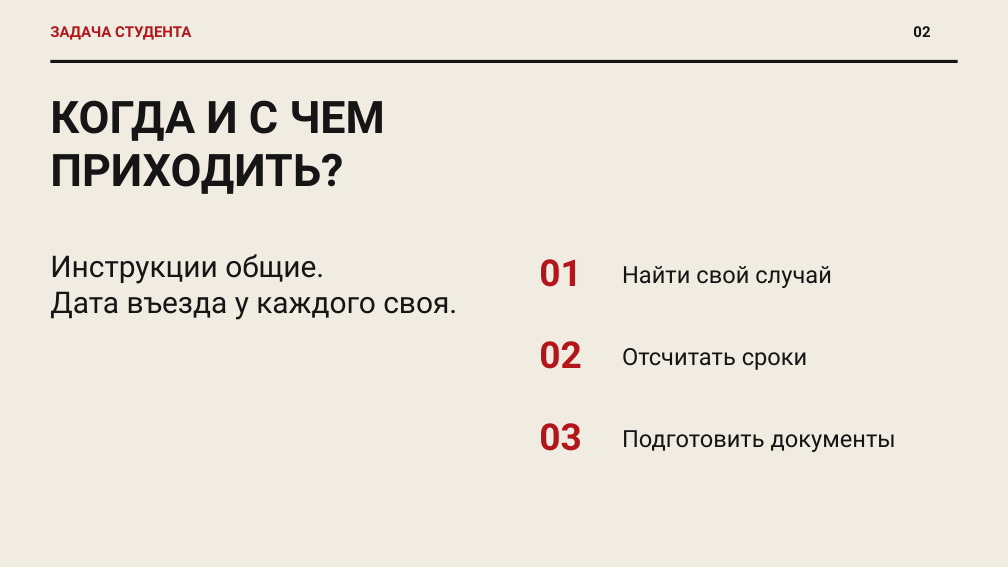
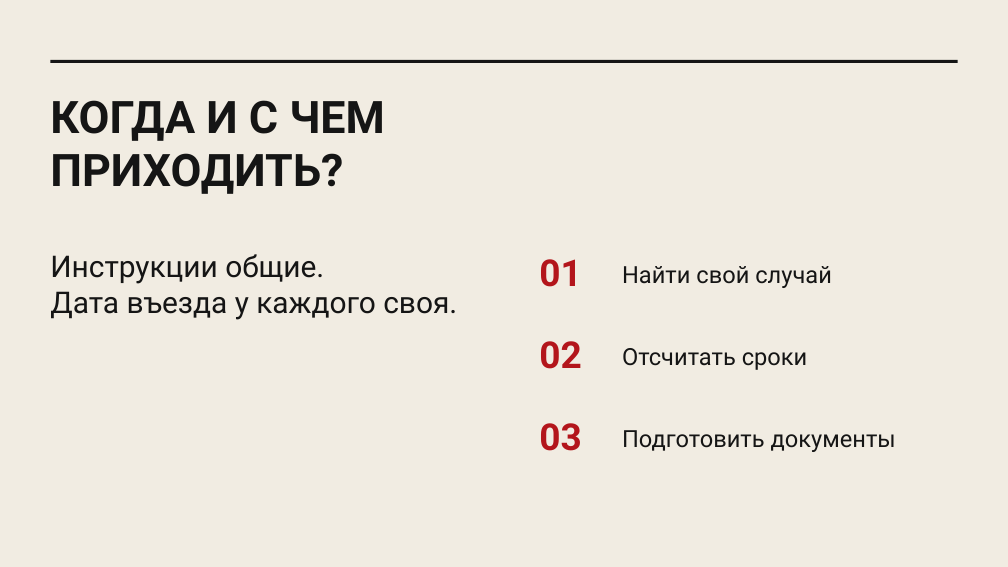
Before and after one commit to Ivana-banana/MAX, a slide deck: slide 3 of docs/presentation/draft-2026-10-24/first-90-days-product-style.pptx. Drawn at 1008x567 pixels with LibreOffice and Linux fonts; fonts in the diff are those of the drawing. Boxes give left, top, right and bottom in pixels: in the first picture for what was removed or moved away, otherwise in the second. Text is boxed around its words. In the diff, an @@ line names an element or a change of style, - is before the commit and + after.

```diff
--- a/docs/presentation/draft-2026-10-24/first-90-days-product-style.pptx
+++ b/docs/presentation/draft-2026-10-24/first-90-days-product-style.pptx
@@ text removed at box(50, 26, 191, 40) @@
-ЗАДАЧА СТУДЕНТА
@@ text removed at box(913, 26, 930, 37) @@
-02
```
Also in this commit, not shown: 13 other slides changed, 4 other files.
